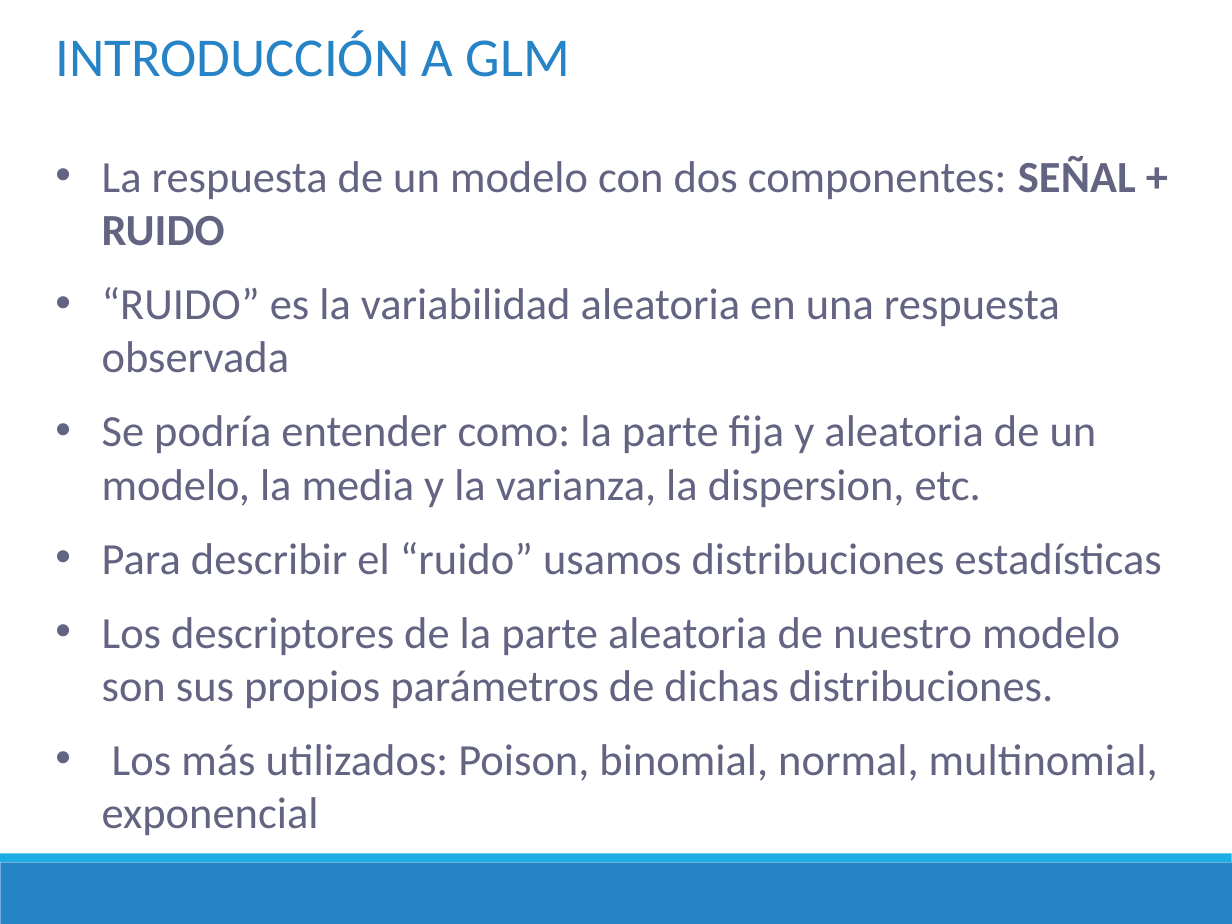
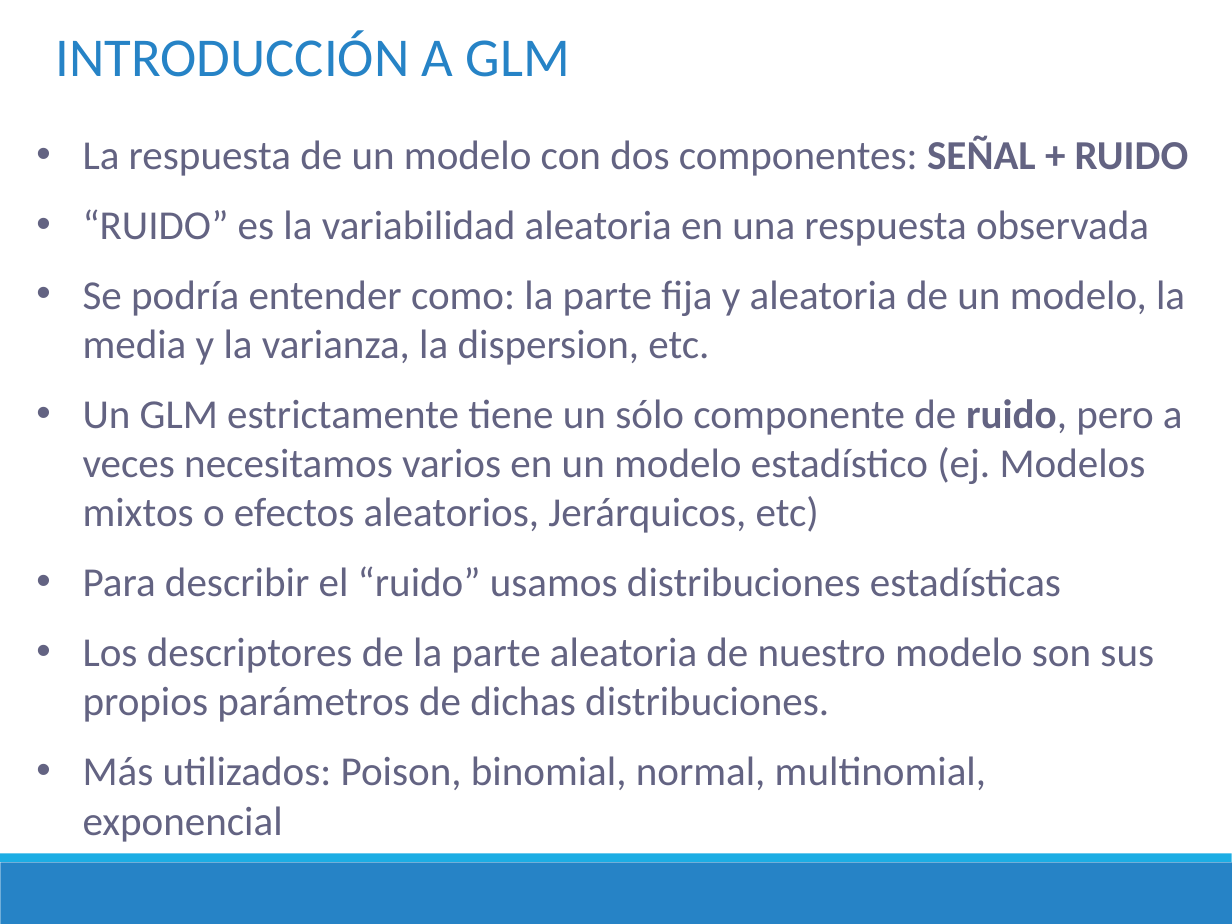
Before and after one commit to DrIgoA/Curso-Ocupacion23, a slide deck: slide 3 of ppt/Modulo 4_Ocupacion2023.pptx. Drawn at 1232x924 pixels with LibreOffice and Linux fonts; fonts in the diff are those of the drawing. Boxes give left, top, right and bottom in pixels: in the first picture for what was removed or moved away, otherwise in the second. Text is boxed around its words. In the diff, an @@ line names an element or a change of style, - is before the commit and + after.

```diff
--- a/ppt/Modulo 4_Ocupacion2023.pptx
+++ b/ppt/Modulo 4_Ocupacion2023.pptx
@@ text "La respuesta de un modelo ...": place and size @@
-text "La respuesta de un modelo ..." at <box>102,156,1162,835</box>
+text "La respuesta de un modelo ..." at <box>83,135,1189,842</box>
@@ text at <box>83,135,1189,722</box>: size 26 to 24 pt in "La respuesta de un modelo con dos ...", "“RUIDO” es la variabilidad aleatoria en una ...", "Se podría entender como: la parte fija ...", "Para describir el “ruido” usamos distribuciones estadísticas" and 1 more places @@
@@ text at <box>83,399,1183,533</box>: paragraph added @@
+• Un GLM estrictamente tiene un sólo componente de ruido, pero a veces necesitamos varios en un modelo estadístico (ej. Modelos mixtos o efectos aleatorios, Jerárquicos, etc)
@@ text at <box>83,756,986,842</box>: text changed; size 26 to 24 pt @@
-• Los más utilizados: Poison, binomial, normal, multinomial, exponencial
+• Más utilizados: Poison, binomial, normal, multinomial, exponencial
```
Also in this commit, not shown: 1 other slide changed, 7 slides added, 2 other files.
